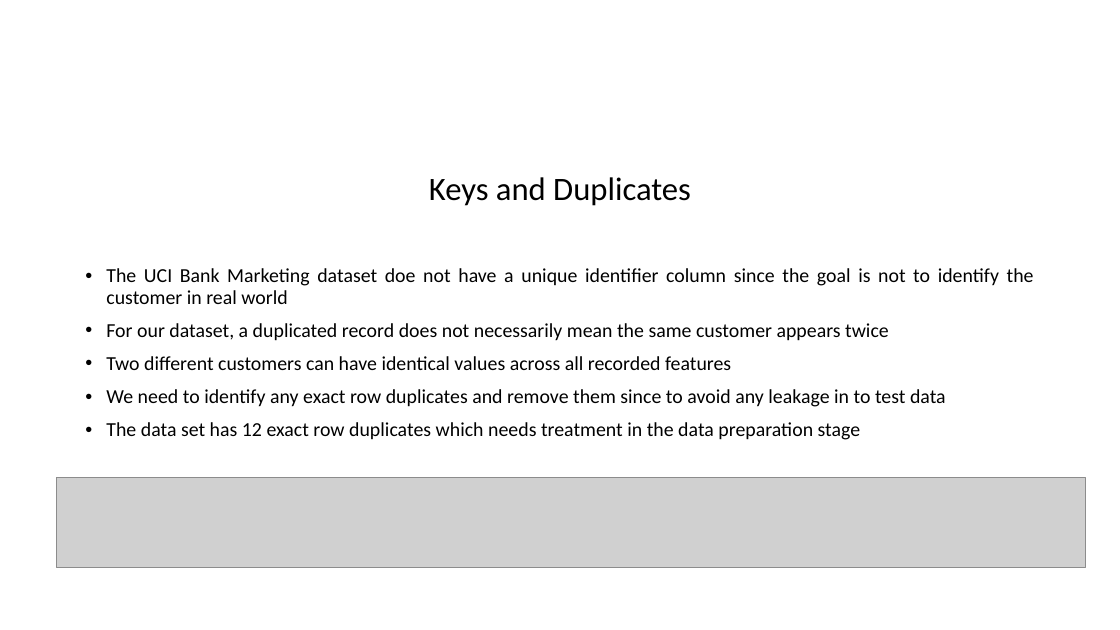
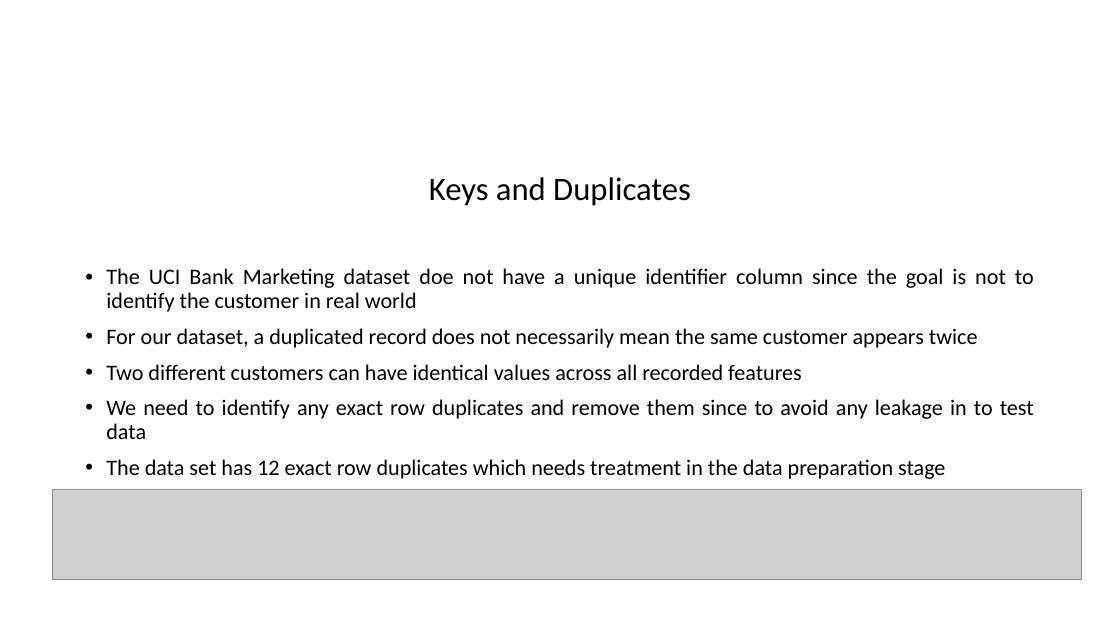
Before and after one commit to anoopungrd/sgh-advanced-analytics-big-data, a slide deck: slide 9 of semester-1/data-mining/project/documentation/Bank Marketing - Term Deposit Subscription.pptx. Drawn at 1120x630 pixels with LibreOffice and Linux fonts; fonts in the diff are those of the drawing; grey boxes stand for pictures. Boxes give left, top, right and bottom in pixels: in the first picture for what was removed or moved away, otherwise in the second. Text is boxed around its words. In the diff, an @@ line names an element or a change of style, - is before the commit and + after.

Commit message:
Added the data set and made code changes to final code file.

```diff
--- a/semester-1/data-mining/project/documentation/Bank Marketing - Term Deposit Subscription.pptx
+++ b/semester-1/data-mining/project/documentation/Bank Marketing - Term Deposit Subscription.pptx
@@ text at [106,268,1034,479]: size 17 to 19 pt @@
@@ picture: place and size @@
-picture at [56,477,1086,567]
+picture at [52,490,1081,580]
```
Also in this commit, not shown: 21 other slides changed, 20 slides added, 11 other files.
